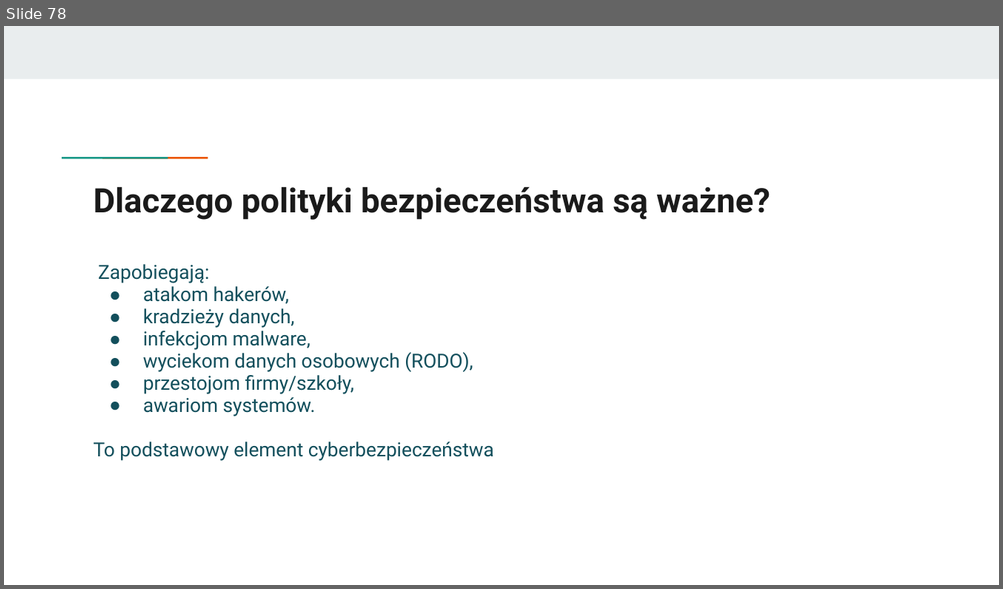
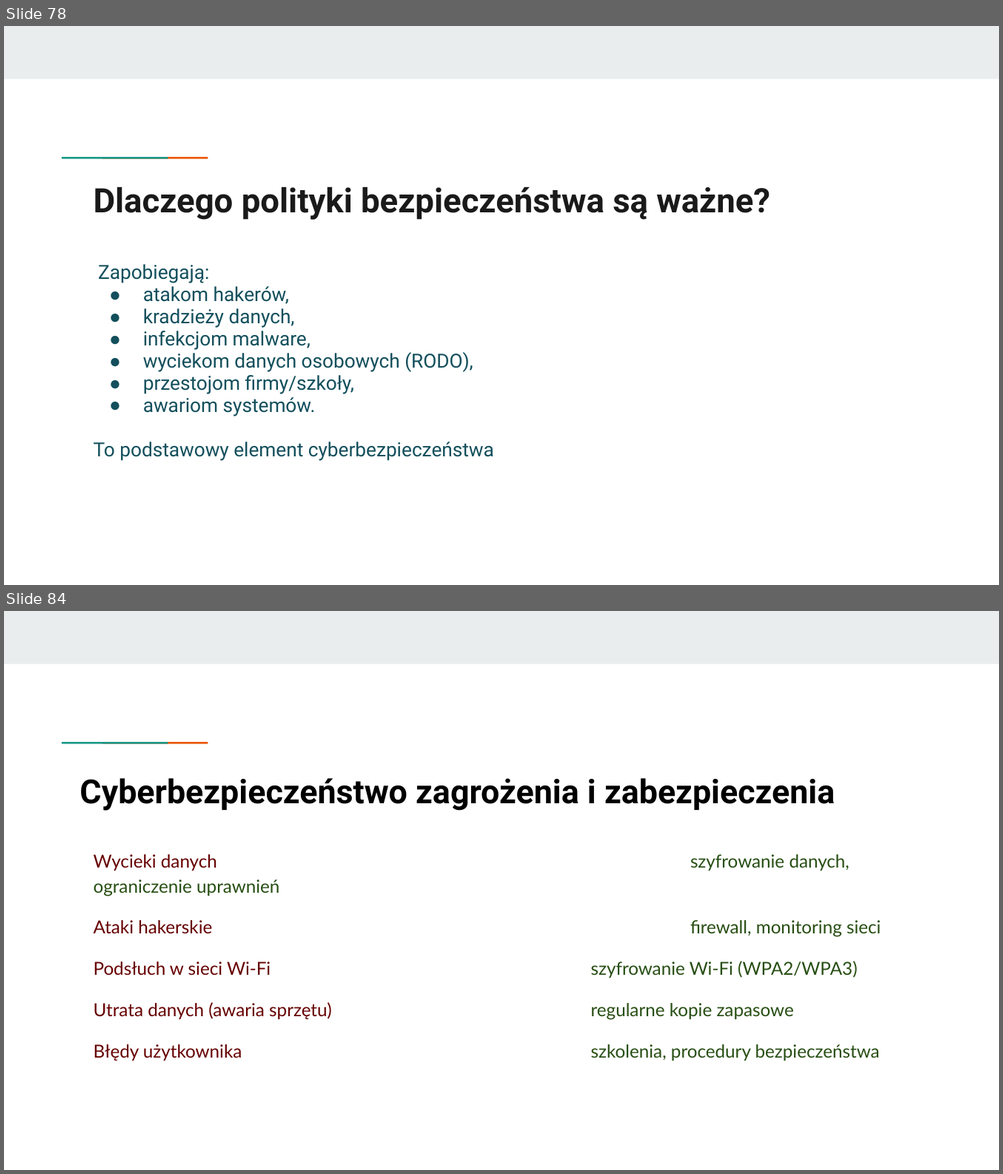
Before and after one commit to KasiaKasia/PRZEDMIOTY, a slide deck: ZASTOSOWANIE_INFORMATYKI/1A-gr_2/Zastosowanie informatyki - 1A gr. 2-plik2.pptx. Shown one above the other, each under a label of ours: slide 78 before the commit, slides 78 and 84 after it; the slides between them are not shown. The pictures are 1003x589 and 1003x1174 pixels, drawn with LibreOffice and Linux fonts; fonts in the diff are those of the drawing. Boxes give left, top, right and bottom in pixels: in the first picture for what was removed or moved away, otherwise in the second. Text is boxed around its words. In the diff, an @@ line names an element or a change of style, - is before the commit and + after.

```diff
--- a/ZASTOSOWANIE_INFORMATYKI/1A-gr_2/Zastosowanie informatyki - 1A gr. 2-plik2.pptx
+++ b/ZASTOSOWANIE_INFORMATYKI/1A-gr_2/Zastosowanie informatyki - 1A gr. 2-plik2.pptx
@@ slide 84 added at box(4, 611, 999, 1170), background #FFFFFF; not listed: 3 template elements that a slide beside it also shows @@
@@ title added at box(79, 778, 834, 811), 24 pt, text #000000, bold @@
+Cyberbezpieczeństwo zagrożenia i zabezpieczenia
@@ text added at box(94, 854, 880, 1061), 13 pt, text #274E13 @@
+Wycieki danych szyfrowanie danych, ograniczenie uprawnień
+Ataki hakerskie firewall, monitoring sieci
+Podsłuch w sieci Wi-Fi szyfrowanie Wi-Fi (WPA2/WPA3)
+Utrata danych (awaria sprzętu) regularne kopie zapasowe
+Błędy użytkownika szkolenia, procedury bezpieczeństwa
```
Also in this commit, not shown: 2 slides changed, 5 other slides added, 1 other file.
